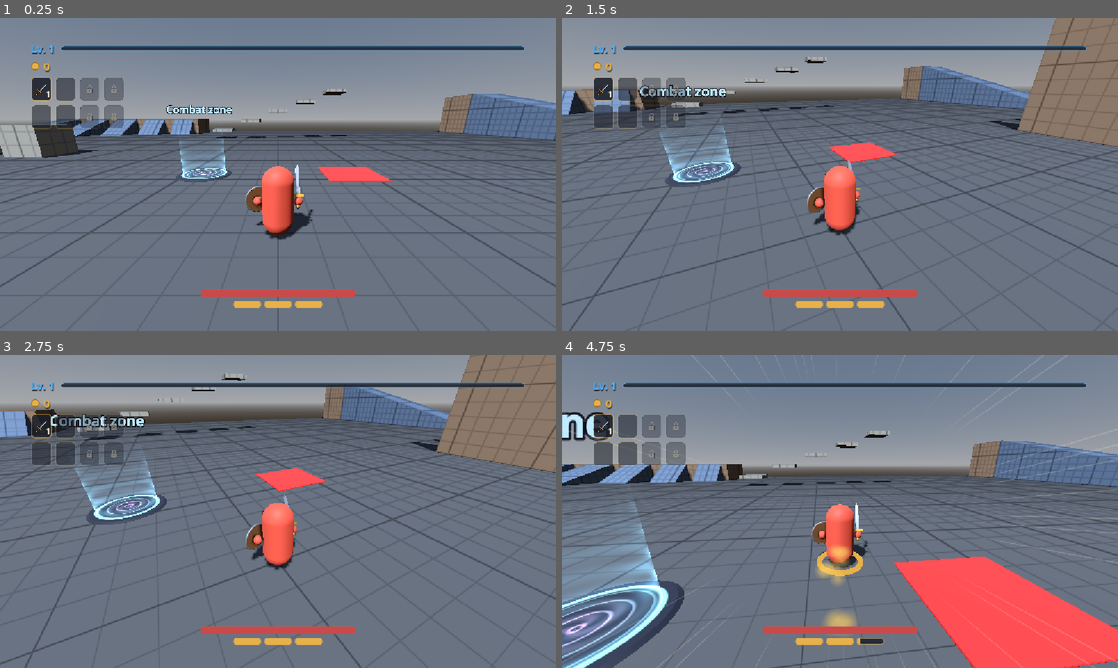
Above: before the commit, frames 1-4 (two rows, left to right).
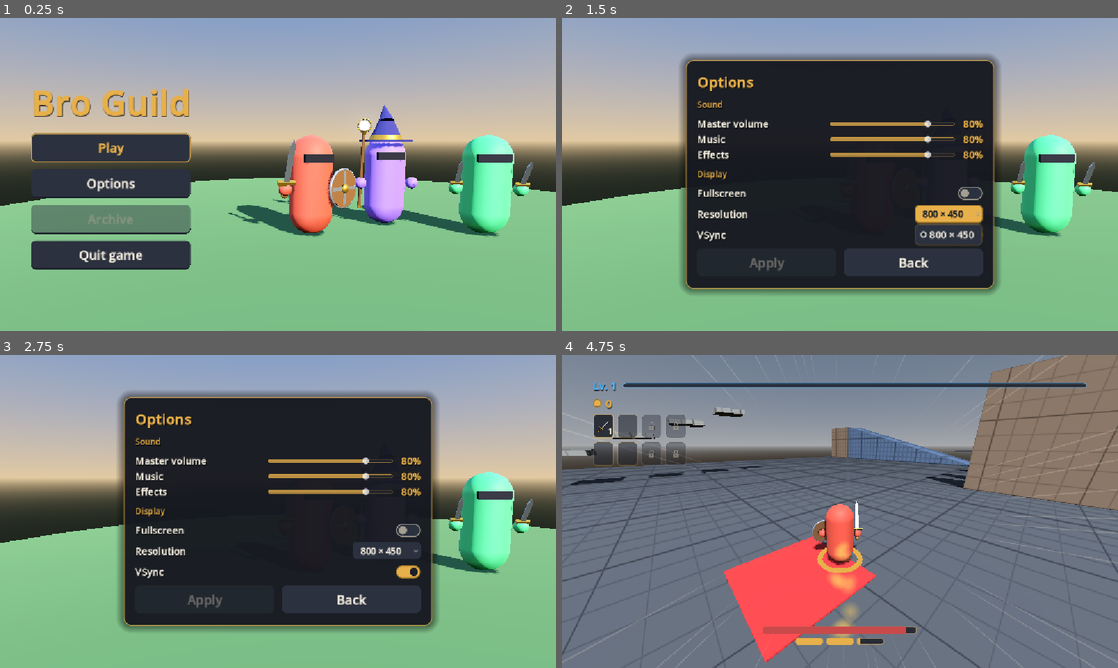
Above: after the commit, the same moments.

Repository: UriBokchoi/BroGuild
Game: Godot game, scene res://systems/run/game.tscn
The game is run twice, just before and just after one commit, with the same random seed, the same clock (stepped at 60 frames per second) and the same inputs. Before the commit the project starts from res://levels/test_gym/test_gym.tscn.
Inputs (mouse positions are in pixels of both pictures, inside the frame that each line leads up to):
- Up to frame 1 (0.25 s): no input
- Up to frame 2 (1.5 s): click (673, 183) at 0.5 s, where only the run after the commit has a clickable "Options"; click (951, 215) at 1.25 s, where only the run after the commit has a clickable "800 × 450"
- Up to frame 3 (2.75 s): click (405, 570) at 2.02 s
- Up to frame 4 (4.75 s): click (912, 599) at 2.75 s, where only the run after the commit has a clickable "Back"; click (673, 486) at 3.5 s, where only the run after the commit has a clickable "Play"; tap Enter at 4.25 s; move the mouse to (867, 511) at 4.27 s; hold W (move_forward) from 4.28 s (still down); tap Shift (dash) at 4.35 s; click (867, 511) at 4.42 s; tap Space (jump) at 4.52 s

The runs differ from the first frame. In frame 1, 98% of the frame differs, in the area x 0-100%, y 0-100%; in frame 2, 97%; in frame 3, 97%; in frame 4, 43%.

Commit message:
feat(run): escena raíz Game con menú principal y flujo de partida
Game es la escena principal: empieza en el menú (Jugar, Opciones, Archivo
desactivado y Abandonar, con los personajes de fondo) y Jugar carga el nivel
de RunState.level (LevelData en data/levels/; el Brosque, que de momento es la
zona de pruebas) con una semilla nueva. Reintentar y Salir de la pausa y los
resultados van por RunFlow: dentro de Game, por el EventBus (otra partida o
vuelta al menú); con el nivel ejecutado solo, recargan o cierran como antes.
RunState guarda personaje, nivel y semilla. validate.sh arranca además un
nivel, ya que la escena principal es el menú.

Co-Authored-By: Claude Opus 5.5 <noreply@anthropic.com>

Diff:
--- a/autoload/event_bus.gd
+++ b/autoload/event_bus.gd
@@ -10,6 +10,10 @@
 signal run_started(run_seed: int)
 ## La partida en curso ha terminado.
 signal run_ended
+## Se pide reintentar la partida (pausa, resultados): lo atiende [Game]. Ver [RunFlow].
+signal retry_requested
+## Se pide volver al menú principal (pausa, resultados): lo atiende [Game]. Ver [RunFlow].
+signal main_menu_requested
 ## Una interfaz pide ([param wants_cursor] = true) o suelta el cursor del ratón. Mientras alguna
 ## lo pida, el ratón no se captura (lo gestiona MouseCapture).
 signal cursor_requested(requester: Object, wants_cursor: bool)
--- a/autoload/run_state.gd
+++ b/autoload/run_state.gd
@@ -7,15 +7,20 @@
 ## Personaje elegido. Vacío: el que traiga el jugador por defecto. Sobrevive a recargar el nivel
 ## (reintentar sigue con el mismo personaje).
 var character: CharacterData
+## Nivel elegido (o [code]null[/code] si se juega un nivel ejecutado solo).
+var level: LevelData
+## Semilla de la partida en curso (la última que empezó).
+var run_seed: int = 0
 
 
 ## Empieza una partida nueva. Si ya había una, la termina antes (reinicio).
-func start_run(run_seed: int) -> void:
+func start_run(new_seed: int) -> void:
 	if is_running:
 		end_run()
-	Rng.seed_run(run_seed)
+	run_seed = new_seed
+	Rng.seed_run(new_seed)
 	is_running = true
-	EventBus.run_started.emit(run_seed)
+	EventBus.run_started.emit(new_seed)
 
 
 ## Termina la partida en curso. Sin partida en curso no hace nada.
--- a/data/i18n/strings.csv
+++ b/data/i18n/strings.csv
@@ -1,9 +1,15 @@
 keys,es,en
+GAME_TITLE,Bro Guild,Bro Guild
+MENU_PLAY,Jugar,Play
+MENU_OPTIONS,Opciones,Options
+MENU_ARCHIVE,Archivo,Archive
+MENU_QUIT,Abandonar,Quit game
+LEVEL_BROSQUE_NAME,El Brosque,The Brorest
 PAUSE_TITLE,Pausa,Paused
 PAUSE_CONTINUE,Continuar,Resume
 PAUSE_OPTIONS,Opciones,Options
 PAUSE_RETRY,Reintentar,Retry
-PAUSE_QUIT,Salir,Quit
+PAUSE_QUIT,Salir al menú,Main menu
 DEATH_LINE_GG,GG bro,GG bro
 DEATH_LINE_GIT_GUD,Just git gud,Just git gud
 DEATH_LINE_SKILL_ISSUE,¿Skill issue?,Skill issue?
@@ -18,7 +24,7 @@
 RESULTS_GOLD,Oro ganado,Gold earned
 RESULTS_DAMAGE,Daño infligido,Damage dealt
 RESULTS_RETRY,Reintentar (%s),Retry (%s)
-RESULTS_QUIT,Salir,Quit
+RESULTS_QUIT,Salir al menú,Main menu
 PAUSE_STATS_TITLE,Estadísticas,Stats
 OPTIONS_TITLE,Opciones,Options
 OPTIONS_GROUP_AUDIO,Sonido,Sound
--- /dev/null
+++ b/data/levels/brosque.tres
@@ -0,0 +1,10 @@
+[gd_resource type="Resource" script_class="LevelData" format=3]
+
+[ext_resource type="Script" path="res://systems/run/level_data.gd" id="1_data"]
+[ext_resource type="PackedScene" path="res://levels/test_gym/test_gym.tscn" id="2_scene"]
+
+[resource]
+script = ExtResource("1_data")
+id = &"brosque"
+name_key = &"LEVEL_BROSQUE_NAME"
+scene = ExtResource("2_scene")
--- a/project.godot
+++ b/project.godot
@@ -11,7 +11,7 @@
 [application]
 
 config/name="Bro Guild"
-run/main_scene="res://levels/test_gym/test_gym.tscn"
+run/main_scene="res://systems/run/game.tscn"
 config/use_custom_user_dir=true
 config/custom_user_dir_name="bro_guild"
 config/features=PackedStringArray("4.7", "Forward Plus")
--- /dev/null
+++ b/systems/run/game.gd
@@ -0,0 +1,55 @@
+class_name Game
+extends Node
+## Raíz del juego y su flujo de pantallas: empieza en el menú principal; «Jugar» empieza una partida
+## en el nivel elegido ([code]RunState.level[/code]); reintentar la vuelve a empezar con otra
+## semilla y salir vuelve al menú. Cada pantalla es una escena que sustituye a la anterior. Los
+## demás le piden cosas por el [code]EventBus[/code] (ver [RunFlow]).
+
+## Menú principal: su raíz es un [MainMenu].
+@export var main_menu: PackedScene
+## Nivel que se juega si no se ha elegido otro.
+@export var default_level: LevelData
+
+var _screen: Node
+
+
+func _ready() -> void:
+	EventBus.retry_requested.connect(retry)
+	EventBus.main_menu_requested.connect(show_main_menu)
+	show_main_menu()
+
+
+## Termina la partida (si la hay) y muestra el menú principal.
+func show_main_menu() -> void:
+	RunState.end_run()
+	var menu := main_menu.instantiate() as MainMenu
+	menu.play_requested.connect(play)
+	_show.call_deferred(menu)
+
+
+## Empieza una partida en [param level] (sin nivel, el elegido o el de serie).
+func play(level: LevelData = null) -> void:
+	if level:
+		RunState.level = level
+	elif RunState.level == null:
+		RunState.level = default_level
+	RunState.start_run(Rng.make_seed())
+	_show.call_deferred(RunState.level.scene.instantiate())
+
+
+## Vuelve a empezar la partida en el mismo nivel, con otra semilla.
+func retry() -> void:
+	play(RunState.level)
+
+
+## Pantalla que se muestra ahora.
+func get_screen() -> Node:
+	return _screen
+
+
+## Diferido: quien lo pide suele ser un botón de la pantalla que se va.
+func _show(screen: Node) -> void:
+	if _screen:
+		_screen.free()
+	_screen = screen
+	add_child(screen)
--- /dev/null
+++ b/systems/run/game.tscn
@@ -0,0 +1,10 @@
+[gd_scene format=3]
+
+[ext_resource type="Script" path="res://systems/run/game.gd" id="1_game"]
+[ext_resource type="PackedScene" path="res://ui/menus/main/main_menu.tscn" id="2_menu"]
+[ext_resource type="Resource" path="res://data/levels/brosque.tres" id="3_level"]
+
+[node name="Game" type="Node"]
+script = ExtResource("1_game")
+main_menu = ExtResource("2_menu")
+default_level = ExtResource("3_level")
--- /dev/null
+++ b/systems/run/level_data.gd
@@ -0,0 +1,11 @@
+class_name LevelData
+extends Resource
+## Un nivel que se puede jugar: su nombre y su escena. Añadir un nivel es crear su [code].tres[/code]
+## en [code]data/levels/[/code] con su escena (la del mapa, con los sistemas de la partida).
+
+## Identificador estable (guardado, desbloqueos).
+@export var id: StringName = &""
+## Clave de traducción del nombre (p. ej. [code]LEVEL_BROSQUE_NAME[/code]).
+@export var name_key: StringName = &""
+## Escena del nivel.
+@export var scene: PackedScene
--- /dev/null
+++ b/systems/run/run_flow.gd
@@ -0,0 +1,21 @@
+class_name RunFlow
+extends RefCounted
+## Reintentar y volver al menú desde las pantallas de la partida (pausa, resultados). Dentro del
+## juego completo lo atiende [Game] por el [code]EventBus[/code]; con el nivel ejecutado solo (F6),
+## nadie escucha y se hace aquí: reintentar recarga la escena y salir cierra el juego.
+
+
+## Empieza otra partida en el mismo nivel.
+static func retry(tree: SceneTree) -> void:
+	if EventBus.retry_requested.has_connections():
+		EventBus.retry_requested.emit()
+	else:
+		tree.reload_current_scene()
+
+
+## Deja la partida y vuelve al menú principal.
+static func to_main_menu(tree: SceneTree) -> void:
+	if EventBus.main_menu_requested.has_connections():
+		EventBus.main_menu_requested.emit()
+	else:
+		tree.quit()
--- /dev/null
+++ b/tests/integration/systems/run/game_test_level.tscn
@@ -0,0 +1,3 @@
+[gd_scene format=3]
+
+[node name="GameTestLevel" type="Node3D"]
--- /dev/null
+++ b/tests/integration/systems/run/test_game.gd
@@ -0,0 +1,59 @@
+extends GutTest
+## Game: empieza en el menú principal; «Jugar» carga el nivel y empieza la partida; reintentar
+## carga otra vez el nivel; volver al menú termina la partida. Pausa y resultados llegan por
+## RunFlow. Con un nivel de prueba vacío.
+
+const GameScene := preload("res://systems/run/game.tscn")
+const TestLevelScene := preload("res://tests/integration/systems/run/game_test_level.tscn")
+
+var _game: Game
+var _level: LevelData
+
+
+func before_each() -> void:
+	RunState.level = null
+	_level = LevelData.new()
+	_level.id = &"test"
+	_level.scene = TestLevelScene
+	_game = GameScene.instantiate() as Game
+	_game.default_level = _level
+	add_child_autofree(_game)
+	await wait_process_frames(1)
+
+
+func after_each() -> void:
+	RunState.end_run()
+	RunState.level = null
+
+
+func test_starts_in_the_main_menu() -> void:
+	assert_true(_game.get_screen() is MainMenu)
+	assert_false(RunState.is_running)
+
+
+func test_play_loads_the_level_and_starts_the_run() -> void:
+	(_game.get_screen() as MainMenu).play_requested.emit()
+	await wait_process_frames(1)
+	assert_eq(_game.get_screen().scene_file_path, TestLevelScene.resource_path)
+	assert_same(RunState.level, _level)
+	assert_true(RunState.is_running)
+
+
+func test_retry_loads_the_level_again() -> void:
+	_game.play()
+	await wait_process_frames(1)
+	var first := _game.get_screen()
+	RunFlow.retry(get_tree())
+	await wait_process_frames(1)
+	assert_ne(_game.get_screen(), first, "otra instancia")
+	assert_false(is_instance_valid(first), "la anterior ya no existe")
+	assert_eq(_game.get_screen().scene_file_path, TestLevelScene.resource_path)
+
+
+func test_back_to_the_menu_ends_the_run() -> void:
+	_game.play()
+	await wait_process_frames(1)
+	RunFlow.to_main_menu(get_tree())
+	await wait_process_frames(1)
+	assert_true(_game.get_screen() is MainMenu)
+	assert_false(RunState.is_running)
--- /dev/null
+++ b/tests/integration/ui/menus/main/test_main_menu.gd
@@ -0,0 +1,33 @@
+extends GutTest
+## Menú principal: viste a los personajes de fondo, «Jugar» lo pide, «Opciones» cambia el menú por
+## su panel y «Archivo» está desactivado hasta que exista.
+
+const MenuScene := preload("res://ui/menus/main/main_menu.tscn")
+
+var _menu: MainMenu
+
+
+func before_each() -> void:
+	_menu = MenuScene.instantiate() as MainMenu
+	add_child_autofree(_menu)
+
+
+func test_dresses_the_characters() -> void:
+	for index: int in _menu.models.size():
+		assert_eq(_menu.models[index].get_color(), _menu.characters[index].color)
+
+
+func test_play_asks_to_play() -> void:
+	watch_signals(_menu)
+	(_menu.get_node(^"%Play") as Button).pressed.emit()
+	assert_signal_emitted(_menu, "play_requested")
+
+
+func test_options_replace_the_menu() -> void:
+	(_menu.get_node(^"%Options") as Button).pressed.emit()
+	assert_true((_menu.get_node(^"%OptionsPanel") as OptionsPanel).visible)
+	assert_false((_menu.get_node(^"%Menu") as Control).visible)
+
+
+func test_the_archive_is_not_ready_yet() -> void:
+	assert_true((_menu.get_node(^"%Archive") as Button).disabled)
--- a/tests/integration/ui/menus/pause/test_pause_menu.gd
+++ b/tests/integration/ui/menus/pause/test_pause_menu.gd
@@ -1,6 +1,7 @@
 extends GutTest
 ## Menú de pausa: Esc lo abre y lo cierra pausando el juego, «Opciones» abre su panel (Esc vuelve a
-## la pausa) y muestra todas las stats del jugador, resaltando las modificadas.
+## la pausa), «Salir» vuelve al menú principal y muestra todas las stats del jugador, resaltando
+## las modificadas.
 
 const PlayerScene := preload("res://entities/player/player.tscn")
 const MenuScene := preload("res://ui/menus/pause/pause_menu.tscn")
@@ -80,3 +81,13 @@
 	event.action = action
 	event.pressed = true
 	return event
+
+
+func test_quit_goes_back_to_the_main_menu() -> void:
+	var asked: Array[int] = []
+	var on_menu := func() -> void: asked.append(1)
+	EventBus.main_menu_requested.connect(on_menu)
+	_menu.open()
+	(_menu.get_node(^"%Quit") as Button).pressed.emit()
+	EventBus.main_menu_requested.disconnect(on_menu)
+	assert_eq(asked.size(), 1)
--- a/tests/integration/ui/menus/results/test_results_panel.gd
+++ b/tests/integration/ui/menus/results/test_results_panel.gd
@@ -1,7 +1,7 @@
 extends GutTest
 ## Pantalla de resultados: al morir el jugador y tras su espera, pausa y muestra lo apuntado por el
 ## RunRecorder bajo una frase de muerte al azar, con el foco en «Reintentar» (que lleva su tecla);
-## Esc no la cierra.
+## Esc no la cierra. Reintentar y Salir van por el flujo del juego (RunFlow).
 
 const PanelScene := preload("res://ui/menus/results/results_panel.tscn")
 
@@ -83,3 +83,16 @@
 func test_every_death_line_is_translated() -> void:
 	for line: StringName in _panel.death_lines:
 		assert_ne(TranslationServer.translate(line), line, "«%s» sin traducir" % line)
+
+
+func test_retry_and_quit_go_through_the_game_flow() -> void:
+	var asked: Array[StringName] = []
+	var on_retry := func() -> void: asked.append(&"retry")
+	var on_menu := func() -> void: asked.append(&"menu")
+	EventBus.retry_requested.connect(on_retry)
+	EventBus.main_menu_requested.connect(on_menu)
+	(_panel.get_node(^"%Retry") as Button).pressed.emit()
+	(_panel.get_node(^"%Quit") as Button).pressed.emit()
+	EventBus.retry_requested.disconnect(on_retry)
+	EventBus.main_menu_requested.disconnect(on_menu)
+	assert_eq(asked, [&"retry", &"menu"] as Array[StringName])
--- /dev/null
+++ b/tests/unit/data/test_levels.gd
@@ -0,0 +1,30 @@
+extends GutTest
+## Niveles de data/levels: está el Brosque y cada uno tiene id único, nombre traducido y escena.
+
+const LEVELS_DIR := "res://data/levels"
+const STRINGS_PATH := "res://data/i18n/strings.csv"
+
+var _keys := PackedStringArray()
+var _levels: Array[LevelData] = []
+
+
+func before_all() -> void:
+	var file := FileAccess.open(STRINGS_PATH, FileAccess.READ)
+	while not file.eof_reached():
+		var line := file.get_csv_line()
+		if not line.is_empty():
+			_keys.append(line[0])
+	_levels.assign(ResourceDir.load_all(LEVELS_DIR, LevelData))
+
+
+func test_the_brosque_exists() -> void:
+	assert_true(_levels.any(func(level: LevelData) -> bool: return level.id == &"brosque"))
+
+
+func test_every_level_is_complete() -> void:
+	var ids: Array[StringName] = []
+	for level: LevelData in _levels:
+		assert_does_not_have(ids, level.id, "id repetido: %s" % level.id)
+		ids.append(level.id)
+		assert_has(_keys, String(level.name_key), "%s: falta su nombre" % level.id)
+		assert_not_null(level.scene, "%s: sin escena" % level.id)
--- /dev/null
+++ b/ui/menus/main/main_menu.gd
@@ -0,0 +1,45 @@
+class_name MainMenu
+extends Node3D
+## Menú principal: Jugar, Opciones ([OptionsPanel]), Archivo (desactivado hasta que exista) y
+## Abandonar (cierra el juego). Detrás, los personajes con su aspecto. Lo muestra [Game], que
+## escucha [signal play_requested].
+
+## Se pulsó «Jugar».
+signal play_requested
+
+## Personajes que se ven detrás, en el orden de [member models].
+@export var characters: Array[CharacterData] = []
+## Modelos que visten esos personajes.
+@export var models: Array[CharacterModel] = []
+
+@onready var _menu: Control = %Menu
+@onready var _play: Button = %Play
+@onready var _options_button: Button = %Options
+@onready var _quit: Button = %Quit
+@onready var _options: OptionsPanel = %OptionsPanel
+
+
+func _ready() -> void:
+	# Sin partida no hay nada que mirar con la cámara: el ratón, libre.
+	Input.mouse_mode = Input.MOUSE_MODE_VISIBLE
+	for index: int in mini(characters.size(), models.size()):
+		models[index].dress(characters[index])
+	_play.pressed.connect(play_requested.emit)
+	_options_button.pressed.connect(_open_options)
+	_options.closed.connect(_on_options_closed)
+	_quit.pressed.connect(_quit_game)
+	_play.grab_focus()
+
+
+func _open_options() -> void:
+	_menu.visible = false
+	_options.open()
+
+
+func _on_options_closed() -> void:
+	_menu.visible = true
+	_options_button.grab_focus()
+
+
+func _quit_game() -> void:
+	get_tree().quit()
--- /dev/null
+++ b/ui/menus/main/main_menu.tscn
@@ -0,0 +1,118 @@
+[gd_scene format=3]
+
+[ext_resource type="Script" path="res://ui/menus/main/main_menu.gd" id="1_menu"]
+[ext_resource type="Resource" path="res://data/characters/warrior.tres" id="2_warrior"]
+[ext_resource type="Resource" path="res://data/characters/mage.tres" id="3_mage"]
+[ext_resource type="Resource" path="res://data/characters/rogue.tres" id="4_rogue"]
+[ext_resource type="PackedScene" path="res://entities/player/characters/model/character_model.tscn" id="5_model"]
+[ext_resource type="PackedScene" path="res://ui/menus/options/options_panel.tscn" id="6_options"]
+
+[sub_resource type="ProceduralSkyMaterial" id="ProceduralSkyMaterial_sky"]
+sky_top_color = Color(0.32, 0.45, 0.68, 1)
+sky_horizon_color = Color(0.78, 0.66, 0.5, 1)
+ground_bottom_color = Color(0.12, 0.14, 0.12, 1)
+ground_horizon_color = Color(0.78, 0.66, 0.5, 1)
+
+[sub_resource type="Sky" id="Sky_menu"]
+sky_material = SubResource("ProceduralSkyMaterial_sky")
+
+[sub_resource type="Environment" id="Environment_menu"]
+background_mode = 2
+sky = SubResource("Sky_menu")
+ambient_light_source = 3
+tonemap_mode = 2
+glow_enabled = true
+
+[sub_resource type="StandardMaterial3D" id="StandardMaterial3D_ground"]
+albedo_color = Color(0.3, 0.46, 0.27, 1)
+roughness = 0.95
+
+[sub_resource type="CylinderMesh" id="CylinderMesh_ground"]
+material = SubResource("StandardMaterial3D_ground")
+top_radius = 9.0
+bottom_radius = 9.0
+height = 0.2
+radial_segments = 48
+rings = 1
+
+[node name="MainMenu" type="Node3D" node_paths=PackedStringArray("models")]
+script = ExtResource("1_menu")
+characters = Array[Resource]([ExtResource("2_warrior"), ExtResource("3_mage"), ExtResource("4_rogue")])
+models = [NodePath("Characters/Warrior"), NodePath("Characters/Mage"), NodePath("Characters/Rogue")]
+
+[node name="WorldEnvironment" type="WorldEnvironment" parent="."]
+environment = SubResource("Environment_menu")
+
+[node name="Sun" type="DirectionalLight3D" parent="."]
+transform = Transform3D(0.866, -0.25, 0.433, 0, 0.866, 0.5, -0.5, -0.433, 0.75, 0, 6, 0)
+light_color = Color(1, 0.93, 0.82, 1)
+shadow_enabled = true
+
+[node name="Camera" type="Camera3D" parent="."]
+transform = Transform3D(1, 0, 0, 0, 0.995, 0.1, 0, -0.1, 0.995, 0, 1.7, 6.5)
+fov = 50.0
+current = true
+
+[node name="Ground" type="MeshInstance3D" parent="."]
+transform = Transform3D(1, 0, 0, 0, 1, 0, 0, 0, 1, 1.5, -0.1, 0)
+mesh = SubResource("CylinderMesh_ground")
+
+[node name="Characters" type="Node3D" parent="."]
+
+[node name="Warrior" parent="Characters" instance=ExtResource("5_model")]
+transform = Transform3D(-0.966, 0, -0.259, 0, 1, 0, 0.259, 0, -0.966, 0.6, 0.9, 0.4)
+
+[node name="Mage" parent="Characters" instance=ExtResource("5_model")]
+transform = Transform3D(-1, 0, 0, 0, 1, 0, 0, 0, -1, 2.2, 0.9, -0.4)
+
+[node name="Rogue" parent="Characters" instance=ExtResource("5_model")]
+transform = Transform3D(-0.966, 0, 0.259, 0, 1, 0, -0.259, 0, -0.966, 3.8, 0.9, 0.4)
+
+[node name="UI" type="CanvasLayer" parent="."]
+
+[node name="Margin" type="MarginContainer" parent="UI"]
+anchors_preset = 15
+anchor_right = 1.0
+anchor_bottom = 1.0
+grow_horizontal = 2
+grow_vertical = 2
+theme_type_variation = &"ScreenMargin"
+
+[node name="Menu" type="VBoxContainer" parent="UI/Margin"]
+unique_name_in_owner = true
+custom_minimum_size = Vector2(320, 0)
+layout_mode = 2
+size_flags_horizontal = 0
+size_flags_vertical = 4
+theme_type_variation = &"MenuList"
+
+[node name="Title" type="Label" parent="UI/Margin/Menu"]
+layout_mode = 2
+theme_type_variation = &"TitleLabel"
+text = "GAME_TITLE"
+
+[node name="Play" type="Button" parent="UI/Margin/Menu"]
+unique_name_in_owner = true
+layout_mode = 2
+text = "MENU_PLAY"
+
+[node name="Options" type="Button" parent="UI/Margin/Menu"]
+unique_name_in_owner = true
+layout_mode = 2
+text = "MENU_OPTIONS"
+
+[node name="Archive" type="Button" parent="UI/Margin/Menu"]
+unique_name_in_owner = true
+layout_mode = 2
+disabled = true
+text = "MENU_ARCHIVE"
+
+[node name="Quit" type="Button" parent="UI/Margin/Menu"]
+unique_name_in_owner = true
+layout_mode = 2
+text = "MENU_QUIT"
+
+[node name="OptionsPanel" parent="UI/Margin" instance=ExtResource("6_options")]
+unique_name_in_owner = true
+visible = false
+layout_mode = 2
--- a/ui/menus/pause/pause_menu.gd
+++ b/ui/menus/pause/pause_menu.gd
@@ -2,7 +2,7 @@
 extends CanvasLayer
 ## Menú de pausa (Esc): pausa el juego y pide el cursor. A la izquierda, el menú; a la derecha,
 ## todas las stats del jugador. «Opciones» cambia ambos por el panel de opciones ([OptionsPanel]),
-## que se cierra con Esc o «Volver».
+## que se cierra con Esc o «Volver». «Reintentar» y «Salir» (al menú principal) van por [RunFlow].
 ## Funciona con el juego en pausa ([code]process_mode = ALWAYS[/code] en la escena).
 
 ## Jugador cuyas stats se muestran.
@@ -20,7 +20,7 @@
 func _ready() -> void:
 	_continue.pressed.connect(close)
 	_retry.pressed.connect(_retry_run)
-	_quit.pressed.connect(_quit_game)
+	_quit.pressed.connect(_to_main_menu)
 	_options_button.pressed.connect(_open_options)
 	_options.closed.connect(_on_options_closed)
 	_stats_view.show_stats(player.stats)
@@ -68,11 +68,11 @@
 
 func _retry_run() -> void:
 	close()
-	get_tree().reload_current_scene()
+	RunFlow.retry(get_tree())
 
 
-func _quit_game() -> void:
-	get_tree().quit()
+func _to_main_menu() -> void:
+	RunFlow.to_main_menu(get_tree())
 
 
 func _open_options() -> void:
--- a/ui/menus/results/results_panel.gd
+++ b/ui/menus/results/results_panel.gd
@@ -4,7 +4,7 @@
 ## [member delay] segundos, pausa el juego, pide el cursor y muestra lo que pasó en la partida
 ## (según su [RunRecorder]): tiempo, nivel, enemigos y élites derrotados, oro ganado y daño
 ## infligido. Arriba, una frase de muerte al azar. «Reintentar» (o su tecla, [code]retry[/code])
-## empieza otra partida al momento recargando el nivel; «Salir» cierra el juego. Esc no la cierra.
+## empieza otra partida al momento; «Salir» vuelve al menú principal ([RunFlow]). Esc no la cierra.
 ## Funciona con el juego en pausa ([code]process_mode = ALWAYS[/code] en la escena).
 
 ## Quién apuntó la partida.
@@ -29,7 +29,7 @@
 	if rng == null:
 		rng = Rng.stream(Rng.Stream.COSMETIC)
 	_retry.pressed.connect(retry)
-	_quit.pressed.connect(_quit_game)
+	_quit.pressed.connect(_to_main_menu)
 	EventBus.player_died.connect(_on_player_died)
 
 
@@ -65,10 +65,10 @@
 	return visible
 
 
-## Empieza otra partida: recarga el nivel (reinicio rápido).
+## Empieza otra partida en el mismo nivel (reinicio rápido).
 func retry() -> void:
 	_set_open(false)
-	get_tree().reload_current_scene()
+	RunFlow.retry(get_tree())
 
 
 ## Filas de resultados que muestra (pares nombre y valor; para tests).
@@ -116,5 +116,5 @@
 	get_tree().create_timer(delay, false).timeout.connect(open)
 
 
-func _quit_game() -> void:
-	get_tree().quit()
+func _to_main_menu() -> void:
+	RunFlow.to_main_menu(get_tree())
Not shown, added: systems/run/game.gd.uid
Not shown, added: systems/run/level_data.gd.uid
Not shown, added: systems/run/run_flow.gd.uid
Not shown, added: tests/integration/systems/run/test_game.gd.uid
Not shown, added: tests/integration/ui/menus/main/test_main_menu.gd.uid
Not shown, added: tests/unit/data/test_levels.gd.uid
Not shown, added: ui/menus/main/main_menu.gd.uid
Not shown, changed: CLAUDE.md
Not shown, changed: docs/MAPA.md
Not shown, changed: docs/ROADMAP.md
Not shown, changed: tools/validate.sh
